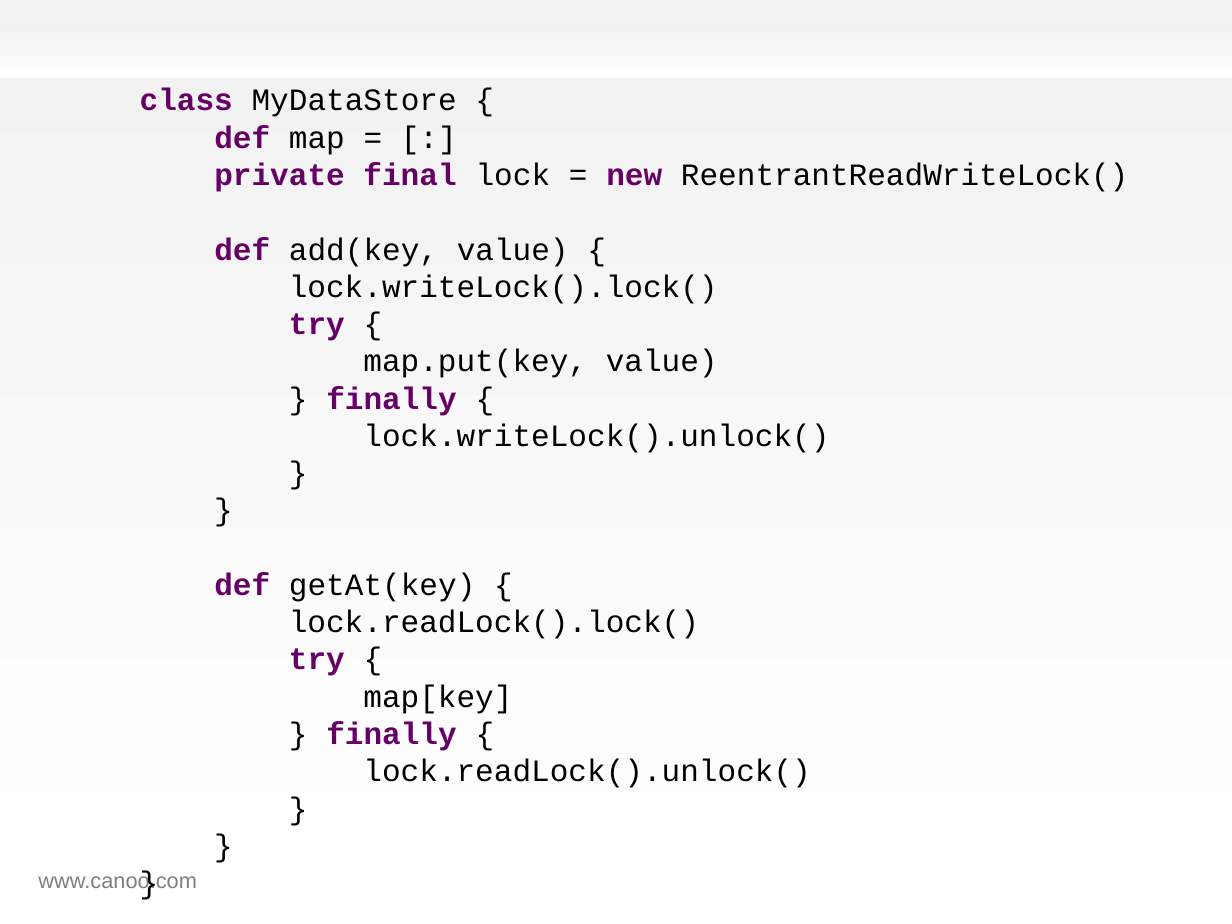
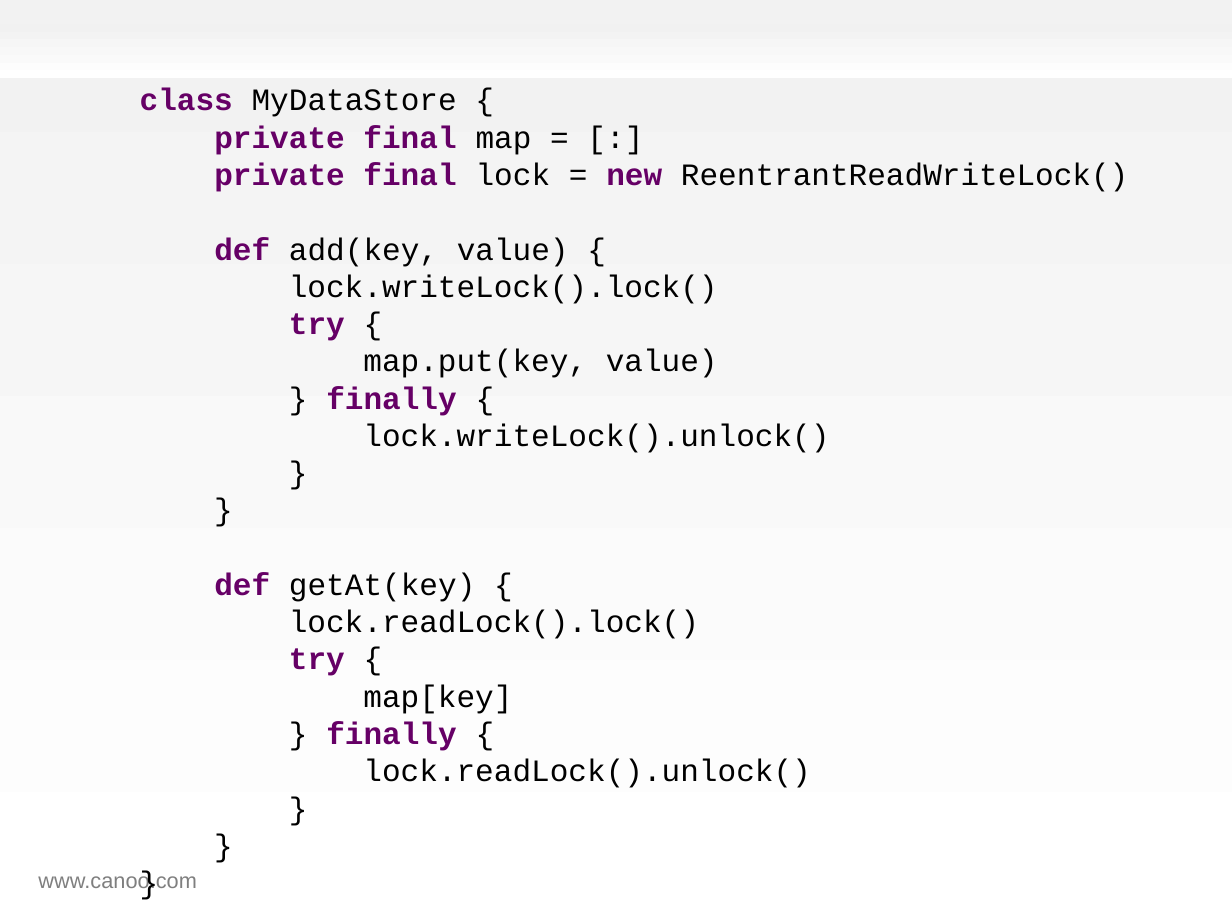
Before and after one commit to HamletDRC/presentations, a slide deck: slide 92 of effectivegroovy/effectivegroovy_gr82011.odp. Drawn at 1232x924 pixels with LibreOffice and Linux fonts; fonts in the diff are those of the drawing; background and template pictures are left out. Boxes give left, top, right and bottom in pixels: in the first picture for what was removed or moved away, otherwise in the second. Text is boxed around its words. In the diff, an @@ line names an element or a change of style, - is before the commit and + after.

```diff
--- a/effectivegroovy/effectivegroovy_gr82011.odp
+++ b/effectivegroovy/effectivegroovy_gr82011.odp
@@ text at <box>140,88,1128,788</box>: text changed @@
-class MyDataStore {
-def map = [:]
-private final lock = new ReentrantReadWriteLock()
-def add(key, value) {
-lock.writeLock().lock()
-try {
-map.put(key, value)
-} finally {
-lock.writeLock().unlock()
-}
-}
-def getAt(key) {
-lock.readLock().lock()
-try {
-map[key]
-} finally {
-lock.readLock().unlock()
-}
-}
-}
+class MyDataStore {
+private final map = [:]
+private final lock = new ReentrantReadWriteLock()
+def add(key, value) {
+lock.writeLock().lock()
+try {
+map.put(key, value)
+} finally {
+lock.writeLock().unlock()
+}
+}
+def getAt(key) {
+lock.readLock().lock()
+try {
+map[key]
+} finally {
+lock.readLock().unlock()
+}
+}
+}
```
Also in this commit, not shown: 12 other slides changed, 4 other files.
